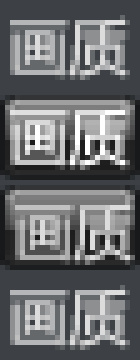
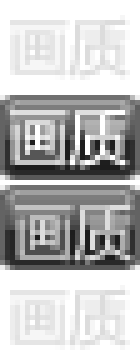
Layered file, before and after one edit (140x360). Changes by layer:
hid "Background" over [0, 0, 140, 360]
